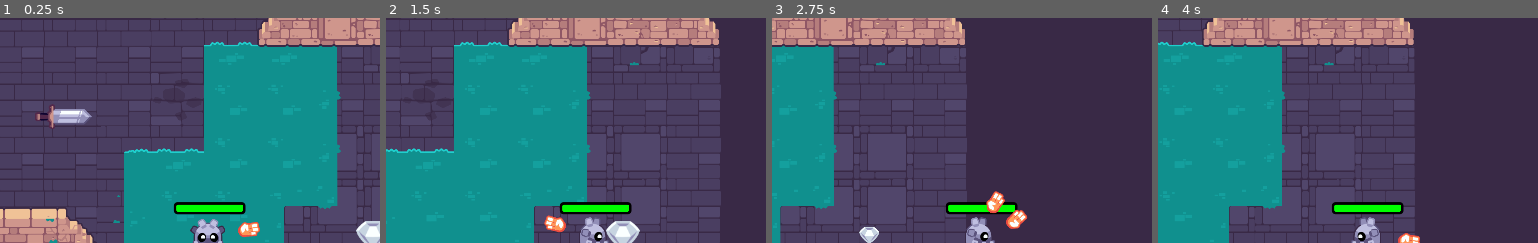
Above: before the commit, frames 1-4 (left to right).
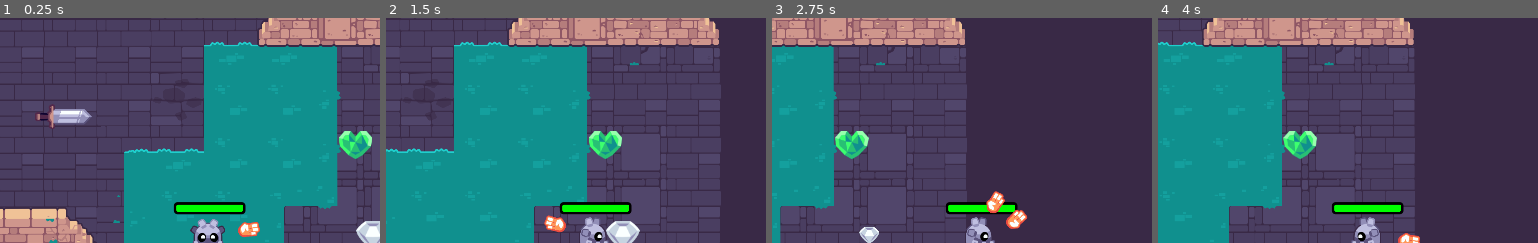
Above: after the commit, the same moments.

Repository: keliang5/Path-of-Sorcerers
Game: Godot game, scene res://bg.tscn
Same seed, same stepped clock (60 frames per second), same inputs: the game is played once before the commit and once after it.
Inputs (mouse positions are % of the whole screen's width and height, from its top left):
- Up to frame 1 (0.25 s): no input
- Up to frame 2 (1.5 s): tap Enter at 0.5 s; move the mouse to (76, 45) at 0.52 s; hold D (move_right) 0.53-1.25 s; click (76, 45) at 0.6 s; tap Space at 0.77 s; drag from (32, 55) to (18, 22) at 1.27 s
- Up to frame 3 (2.75 s): tap Space at 2 s; move the mouse to (63, 28) at 2.02 s; hold D (move_right) from 2.03 s (still down); click (63, 28) at 2.1 s
- Up to frame 4 (4 s): release D (move_right) at 2.75 s; drag from (47, 70) to (21, 35) at 2.77 s; tap Enter at 3.5 s; move the mouse to (84, 65) at 3.52 s; hold A (move_left) from 3.53 s (still down); click (84, 65) at 3.6 s; tap Space at 3.77 s
The pictures show only the part of the screen within x 25-75%, y 0-50%; the shares and areas given below are measured in that part.

The runs differ from the first frame. In frame 1, 0.8% of the frame differs, in the area x 89-98%, y 50-63%; in frame 2, 0.8%; in frame 3, 0.8%; in frame 4, 0.8%, in the area x 32-42%, y 50-63%.

Commit message:
Healing Item

Diff:
--- /dev/null
+++ b/M10.twin_stick_workbook/Healing_Item.gd
@@ -0,0 +1,6 @@
+class_name HealingItem extends Item
+
+@export var heal = 1
+
+func use(player: Player) -> void:
+	player.health += heal
--- a/M10.twin_stick_workbook/bg.tscn
+++ b/M10.twin_stick_workbook/bg.tscn
@@ -7,6 +7,9 @@
 [ext_resource type="Texture2D" uid="uid://biluxu10n4ttm" path="res://pickups/pickup_gem.png" id="5_4movo"]
 [ext_resource type="AudioStream" uid="uid://dsmj3ii4ncxyl" path="res://pickups/pickup_ice.wav" id="6_k4ufp"]
 [ext_resource type="Script" path="res://Speed_Item.gd" id="6_lwd6y"]
+[ext_resource type="Script" path="res://Healing_Item.gd" id="8_wfmfc"]
+[ext_resource type="AudioStream" uid="uid://o3ra7o263286" path="res://pickups/pickup_health.wav" id="9_y3ebv"]
+[ext_resource type="Texture2D" uid="uid://bmxcojfothkaq" path="res://pickups/pickup_heart_teal.png" id="10_nupm0"]
 
 [sub_resource type="Resource" id="Resource_qbuf4"]
 script = ExtResource("6_lwd6y")
@@ -14,6 +17,13 @@
 display_name = "speed"
 texture = ExtResource("5_4movo")
 sound_on_pickup = ExtResource("6_k4ufp")
+
+[sub_resource type="Resource" id="Resource_dvs60"]
+script = ExtResource("8_wfmfc")
+heal = 1
+display_name = "Healing"
+texture = ExtResource("10_nupm0")
+sound_on_pickup = ExtResource("9_y3ebv")
 
 [node name="Bg" type="Node2D"]
 
@@ -25,7 +35,12 @@
 [node name="Mob" parent="." instance=ExtResource("3_fx21p")]
 position = Vector2(432, 360)
 
-[node name="Pickup" parent="." instance=ExtResource("4_26by1")]
+[node name="SpeedItem" parent="." instance=ExtResource("4_26by1")]
 position = Vector2(1174, 643)
 scale = Vector2(1.5, 1.5)
 item = SubResource("Resource_qbuf4")
+
+[node name="Pickup" parent="." instance=ExtResource("4_26by1")]
+position = Vector2(1132, 427)
+scale = Vector2(1.5, 1.5)
+item = SubResource("Resource_dvs60")
Not shown: 1 places in M10.twin_stick_workbook/bg.tscn that only renumber resources
